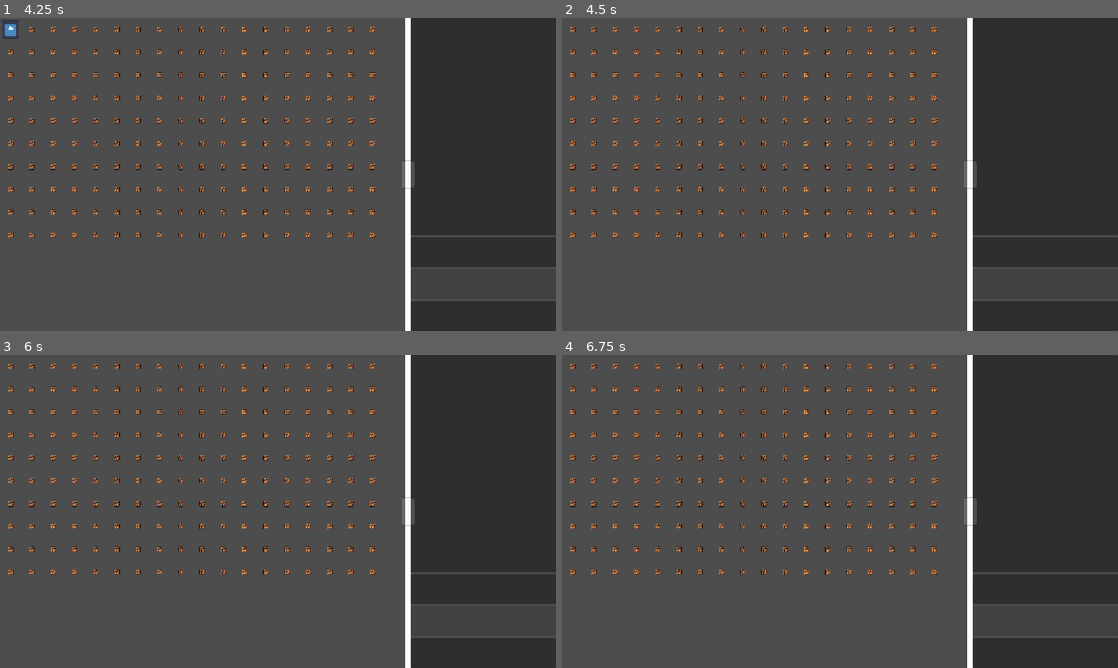
Above: before the commit, frames 1-4 (two rows, left to right).
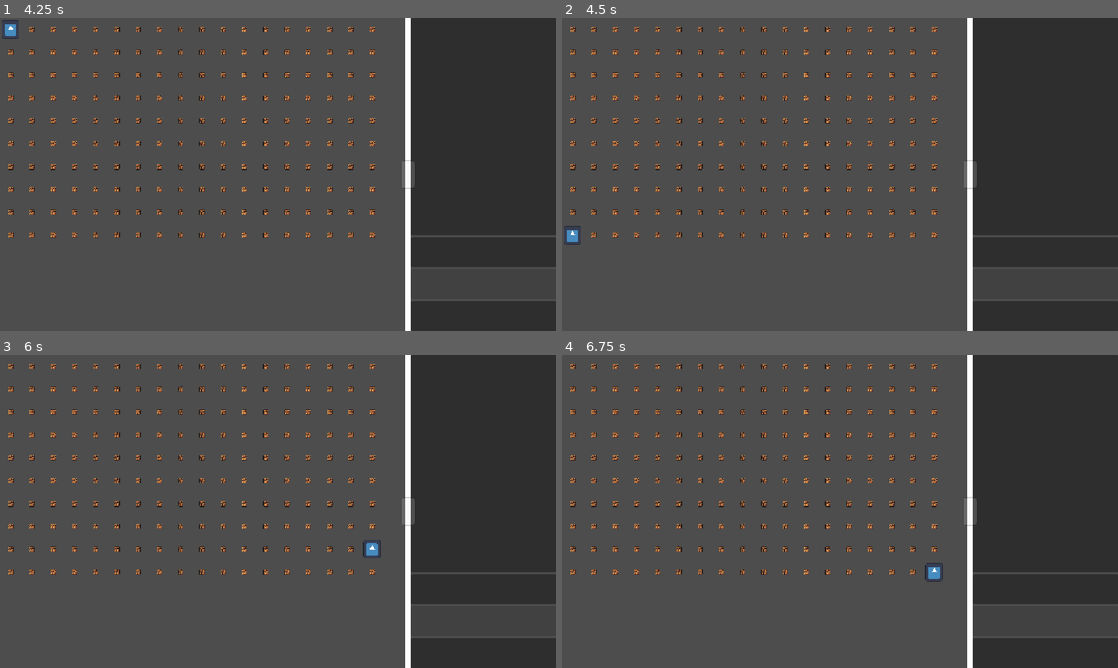
Above: after the commit, the same moments.

Repository: DanoryHub/robo-mechanic-demo
Game: Godot game, scene res://scenes/battle_scene.tscn
Two runs of this game, one before a commit and one after it. Both use one fixed random seed, a clock stepped at 60 frames per second and the inputs below. The engine's default icon, where the game draws it, is replaced by a stand-in: a white triangle on a blue panel in a dark square.
Inputs (mouse positions are in pixels of both pictures, inside the frame that each line leads up to):
- Up to frame 1 (4.25 s): click (483, 252) at 0.5 s; click (483, 252) at 1.25 s; click (483, 284) at 2 s; tap Enter at 2.75 s; hold W (Up) from 2.78 s (still down); tap Space at 3.5 s
- Up to frame 2 (4.5 s): tap Enter at 4.25 s; release W (Up) at 4.28 s; hold A (Left) from 4.28 s (still down)
- Up to frame 3 (6 s): tap Space at 5 s; tap Enter at 5.75 s; release A (Left) at 5.78 s; hold S (Down) from 5.78 s (still down)
- Up to frame 4 (6.75 s): tap Space at 6.5 s; release S (Down) at 6.53 s; hold D (Right) from 6.53 s (still down)

Frame 1 is identical in both runs. In frame 2, less than 0.1% of the frame differs, in the area x 0-4%, y 66-73%; in frame 3, 0.1%, in the area x 65-69%, y 59-65%; in frame 4, 0.1%.

Commit message:
Refactored movement, moved it inside player and created tiles location calc pipeline (bugfix ahead)

Diff:
--- a/scenes/player.tscn
+++ b/scenes/player.tscn
@@ -29,3 +29,5 @@
 
 [node name="CollisionShape2D" type="CollisionShape2D" parent="." unique_id=216586388]
 shape = SubResource("CircleShape2D_dqkch")
+
+[connection signal="ready" from="." to="." method="_on_ready"]
--- a/scripts/battle_field/Array2d.gd
+++ b/scripts/battle_field/Array2d.gd
@@ -19,16 +19,16 @@
 
 
 func _extend(flat_position: int, value: Vector2) -> bool:
-	if _get_flat_len() > flat_position:
+	if _get_flat_len() >= flat_position:
 		return false
 
-
-	for index in range(_get_flat_len(), flat_position):
-		if index == flat_position - 1:
+	for index in range(flat_position + 1):
+		if index == flat_position:
 			_data_line.append(value)
 			break
 
-		_data_line.append(Vector2.INF)
+		if index > _get_flat_len() - 1:
+			_data_line.append(Vector2.INF)
 
 	return true
 
@@ -37,19 +37,20 @@
 	if _get_flat_len() < flat_position:
 		return false
 
-	if flat_position < _get_flat_len():
-		_data_line[flat_position] = value
-	else:
+	if flat_position == _get_flat_len():
 		_data_line.append(value)
+		return true
 
+	_data_line[flat_position] = value
 	return true
 
 
 func _get_flat_position(position: Vector2) -> int:
-	return max((position.x - 1), 0) * _width + position.y
+	var res: int = position.y * _width + position.x
+	return res
 
 
-func put_val(position: Vector2i, value: Vector2) -> bool:
+func put_val(position: Vector2, value: Vector2) -> bool:
 	if _width < 0:
 		return false
 
@@ -66,15 +67,9 @@
 
 func get_val(position: Vector2i) -> Vector2:
 	var res: Vector2 = Vector2.INF
-	var flat_position: int = (position.x - 1) * _width + position.y
+	var flat_position: int = _get_flat_position(position)
 
-	if flat_position > _get_flat_len():
+	if flat_position >= _get_flat_len():
 		return res
 
-	return _data_line[_get_flat_position(position)]
-
-func print_arr():
-	for i in range(len(_data_line)):
-		print(_data_line[i])
-		if i % (_width - 1) == 0 && i != 0:
-			print("\n")
+	return _data_line[flat_position]
--- a/scripts/battle_field/BS_battle_field.gd
+++ b/scripts/battle_field/BS_battle_field.gd
@@ -2,29 +2,24 @@
 @onready var player: CharacterBody2D = $Player
 @onready var tile_map_layer: TileMapLayer = $TileMapLayer
 
-var start_player_tile_map_position: Vector2 = Vector2(0, 0)
-var current_player_tile_map_position: Vector2 = start_player_tile_map_position
-
-
-func set_player_tile_position(tile_map_location: Vector2):
-	var local_tile_position: Vector2 = tile_map_layer.map_to_local(tile_map_location)
-	player.position = local_tile_position
 
 func get_local_tiles_location() -> Array2d:
 	var res: Array2d = Array2d.new()
 
-	var res_arr_2d_width: int = 18
-	var res_arr_2d_height: int = 10
+	var res_arr_2d_y: int = 10
+	var res_arr_2d_x: int = 18
 
-	res.set_width(res_arr_2d_width)
+	res.set_width(res_arr_2d_x)
 
-	for i in range(res_arr_2d_height):
-		for j in range(res_arr_2d_width):
-			var array_coord: Vector2i = Vector2i(i, j)
+	for x in range(res_arr_2d_x):
+		for y in range(res_arr_2d_y):
+			var array_coord: Vector2i = Vector2i(x, y)
 			var tile_location = Vector2.INF
 
 			if tile_map_layer.get_cell_source_id(array_coord) != -1:
 				tile_location = tile_map_layer.map_to_local(array_coord)
+			else:
+				print("Invalid array coords: ", array_coord)
 
 			res.put_val(array_coord, tile_location)
 
@@ -32,35 +27,10 @@
 
 # Called when the node enters the scene tree for the first time.
 func _ready() -> void:
-
-	set_player_tile_position(start_player_tile_map_position)
-
 	var tile_locs: Array2d = get_local_tiles_location()
-
-	# TODO 1: Move moving logic into player scene (can calculate map in here and pass it to player)
-	# Can create function and check which tilesx have image and put their location into corresponding
-	# 2d array cell, tiles without image can have Vector2d(-1, -1) value, so we will check and forbid
-	# moving to this tiles
-	#
-	# TODO 2: Forbid player to move outside set up tiles (Look up bozo)
-
-	player.outer_call_test()
-	tile_locs.print_arr()
+	player.set_walking_grid(tile_locs)
 
 
 # Called every frame. 'delta' is the elapsed time since the previous frame.
 func _physics_process(delta: float) -> void:
-
-	if Input.is_action_just_released("Left"):
-		current_player_tile_map_position.x -= 1
-
-	if Input.is_action_just_released("Right"):
-		current_player_tile_map_position.x += 1
-
-	if Input.is_action_just_released("Up"):
-		current_player_tile_map_position.y -= 1
-
-	if Input.is_action_just_released("Down"):
-		current_player_tile_map_position.y += 1
-
-	set_player_tile_position(current_player_tile_map_position)
+	pass
--- a/scripts/battle_field/BS_player.gd
+++ b/scripts/battle_field/BS_player.gd
@@ -1,22 +1,35 @@
 extends CharacterBody2D
 
 const SPEED = 300.0
+var walking_grid: Array2d = null
 
-func outer_call_test():
-	print("Its working !")
+var start_player_tile_map_position: Vector2 = Vector2(0, 0)
+var current_player_tile_map_position: Vector2 = start_player_tile_map_position
+
+
+func set_player_tile_position(tile_map_location: Vector2i):
+	var local_tile_position: Vector2 = walking_grid.get_val(tile_map_location)
+	if local_tile_position != Vector2.INF:
+		position = local_tile_position
+
+
+func set_walking_grid(grid: Array2d):
+	walking_grid = grid
+
+	set_player_tile_position(start_player_tile_map_position)
+
 
 func _physics_process(delta: float) -> void:
-	pass
-	#var direction: Vector2 = Vector2(Input.get_axis("Left", "Right"), Input.get_axis("Up", "Down"))
-	#
-	#if direction.x:
-		#velocity.x = direction.x * SPEED
-	#else:
-		#velocity.x = move_toward(velocity.x, 0, SPEED)
-		#
-	#if direction.y:
-		#velocity.y = direction.y * SPEED
-	#else:
-		#velocity.y = move_toward(velocity.y, 0, SPEED)
-#
-	#move_and_slide()
+	if Input.is_action_just_released("Left"):
+		current_player_tile_map_position.x -= 1
+
+	if Input.is_action_just_released("Right"):
+		current_player_tile_map_position.x += 1
+
+	if Input.is_action_just_released("Up"):
+		current_player_tile_map_position.y -= 1
+
+	if Input.is_action_just_released("Down"):
+		current_player_tile_map_position.y += 1
+
+	set_player_tile_position(current_player_tile_map_position)
